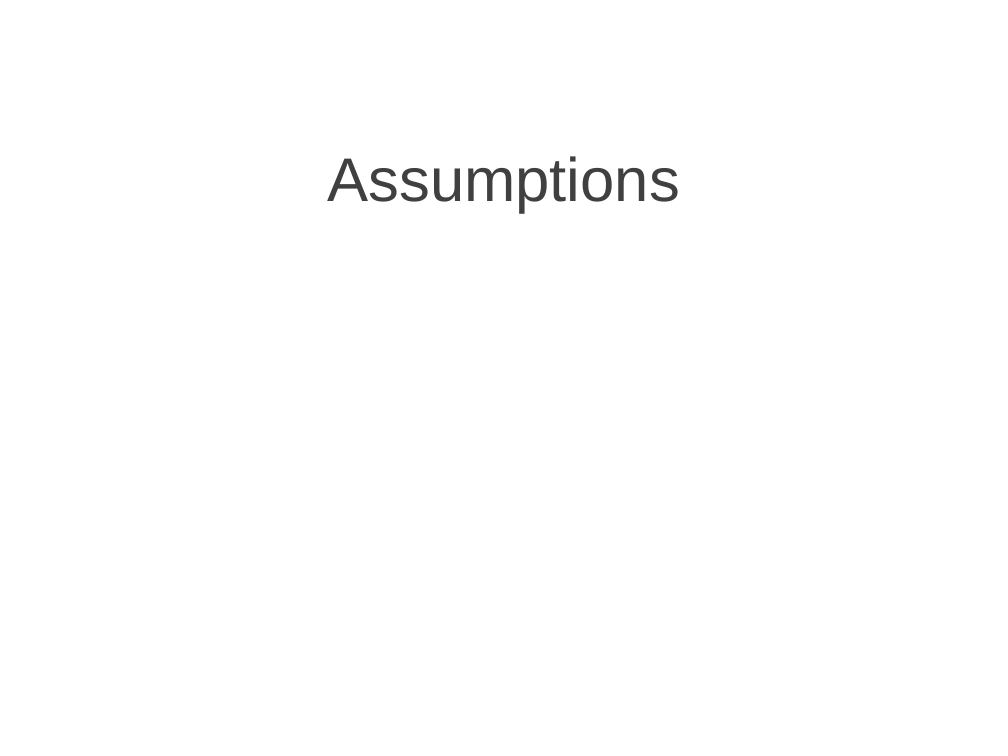
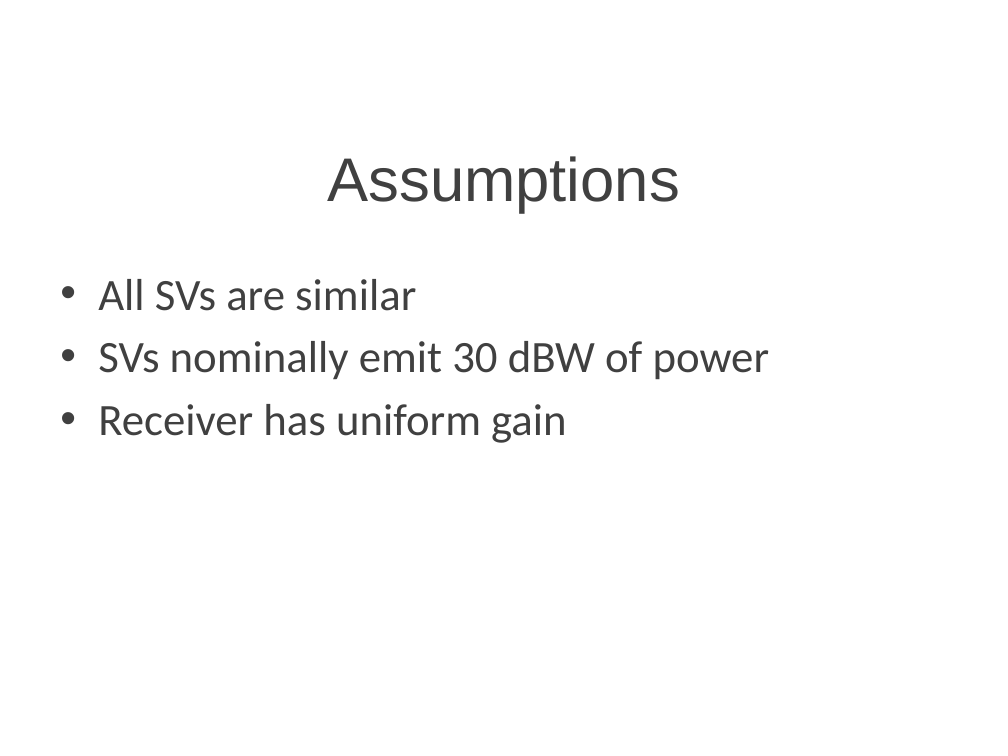
Before and after one commit to cullenself/ExtendedGNSS, a slide deck: slide 9 of Report/Extended GNSS.pptx. Drawn at 1008x756 pixels with LibreOffice and Linux fonts; fonts in the diff are those of the drawing; background and template pictures are left out. Boxes give left, top, right and bottom in pixels: in the first picture for what was removed or moved away, otherwise in the second. Text is boxed around its words. In the diff, an @@ line names an element or a change of style, - is before the commit and + after.

```diff
--- a/Report/Extended GNSS.pptx
+++ b/Report/Extended GNSS.pptx
@@ text added at [98, 279, 770, 443], 32 pt, text #404040 @@
+• All SVs are similar
+• SVs nominally emit 30 dBW of power
+• Receiver has uniform gain
```
Also in this commit, not shown: 7 other slides changed, 1 slide added, 1 slide removed, 1 other file.
